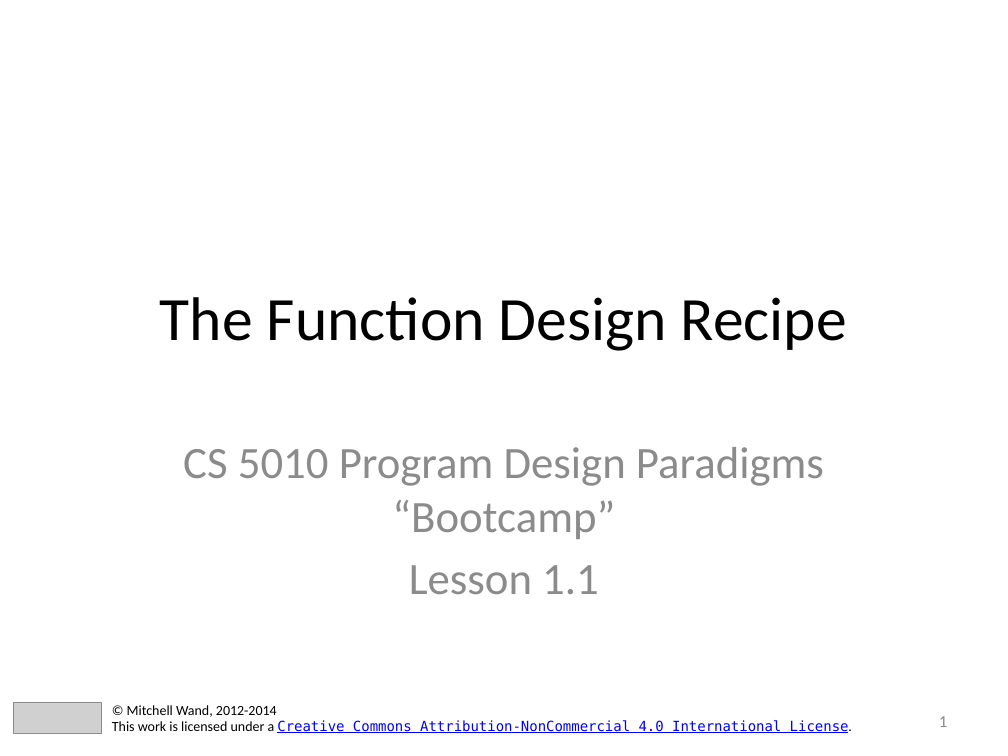
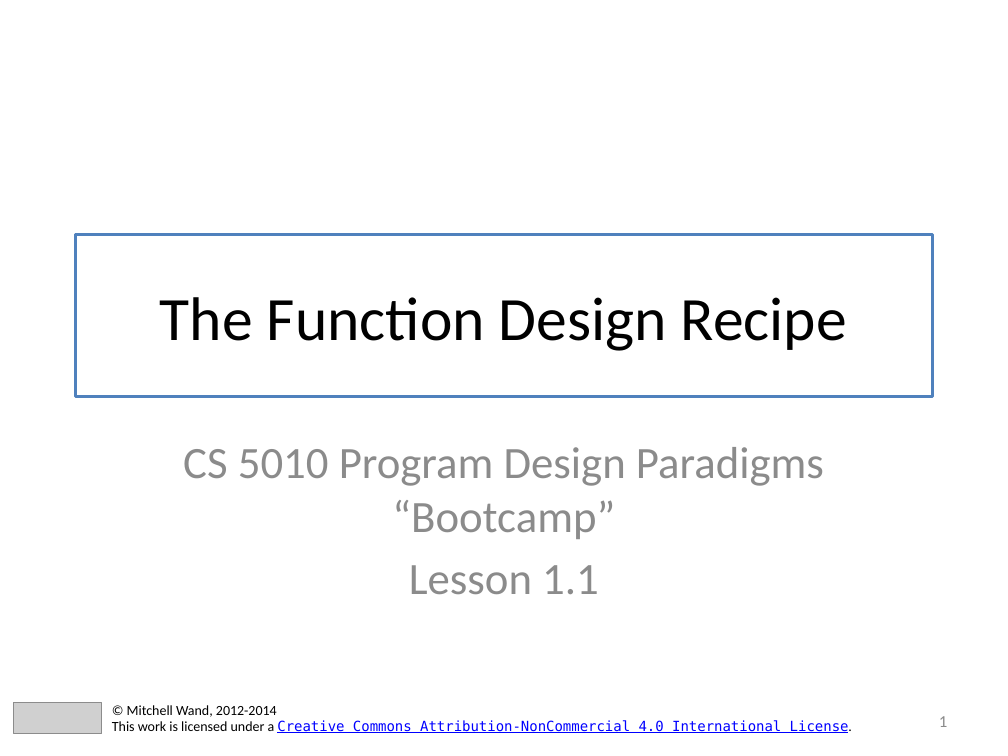
Before and after one commit to mwand/cs5010f16, a slide deck: slide 1 of Slides/Lesson 1.1 The Function Design Recipe.pptx. Drawn at 1008x756 pixels with LibreOffice and Linux fonts; fonts in the diff are those of the drawing; grey boxes stand for pictures. Boxes give left, top, right and bottom in pixels: in the first picture for what was removed or moved away, otherwise in the second. Text is boxed around its words. In the diff, an @@ line names an element or a change of style, - is before the commit and + after.

```diff
--- a/Slides/Lesson 1.1 The Function Design Recipe.pptx
+++ b/Slides/Lesson 1.1 The Function Design Recipe.pptx
@@ title "The Function Design Recipe": place and size @@
-title "The Function Design Recipe" at [160, 297, 847, 351]
+title "The Function Design Recipe" at [76, 235, 932, 397]
@@ title "The Function Design Recipe" at [76, 235, 932, 397]: outline none to #4F81BD 2.25 pt @@
```
Also in this commit, not shown: 1 other slide changed, 44 other files.
